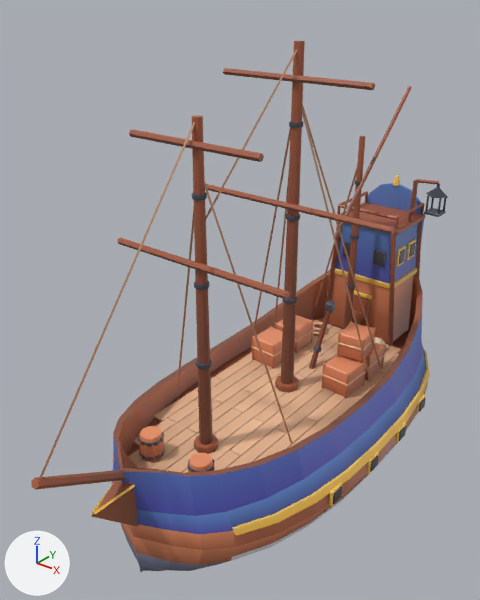
The glTF model public/models/ships/freighter.glb: old version first, new version second.
Before and after are seen from a camera (50 mm lens) standing at (5.03, -7.58, 7.12) and looking at (-0.25, -0.99, 3.04). Arrows for +X, +Y and +Z are at lower left; the lights stay in place. The first picture is the older version. Vertices at exactly the same position are counted once.

Objects in the first picture: 'freighter' and 1 more.
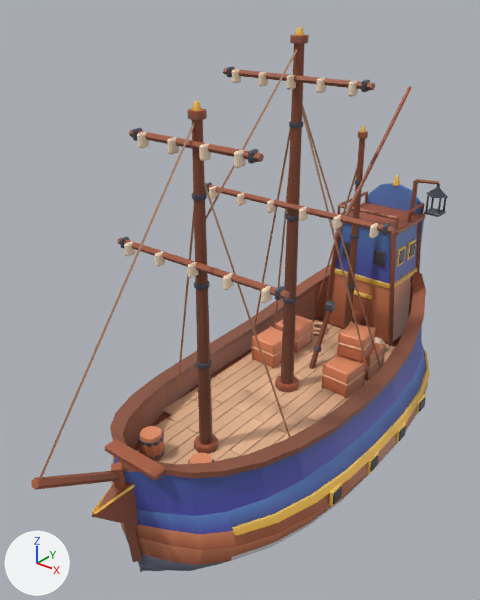
Where the change shows, as pixel boxes [x1, y1, x2, y2] in the pictures (480 x 600 px; the box of a moved part takes in the faces that stretch with it):
'freighter', reshaped: before [31, 41, 448, 572]; after [31, 27, 448, 572]
part 1 of me_freighter, added (brown): after [105, 439, 165, 481]
part 2 of me_freighter, added: after [290, 35, 309, 44]
part 3 of me_freighter, added: after [295, 27, 304, 35]
part 4 of me_freighter, added: after [187, 109, 207, 120]
part 5 of me_freighter, added: after [192, 101, 202, 111]
part 6 of me_freighter, added: after [358, 131, 368, 139]
part 7 of me_freighter, added: after [382, 223, 391, 235]
part 8 of me_freighter, added: after [209, 186, 218, 199]
part 9 of me_freighter, added: after [361, 80, 370, 92]
part 10 of me_freighter, added: after [227, 67, 235, 77]
part 11 of me_freighter, added: after [275, 286, 285, 300]
part 12 of me_freighter, added: after [120, 236, 129, 248]
part 13 of me_freighter, added: after [248, 149, 259, 164]
part 14 of me_freighter, added: after [133, 128, 142, 141]
part 15 of me_freighter, rebuilt (mostly hidden): before [127, 315, 409, 456]; after [134, 317, 402, 451]
part 16 of me_freighter, moved or reshaped: before [113, 270, 423, 476]; after [110, 264, 426, 562]
part 17 of me_freighter, added: after [124, 132, 272, 303]
part 18 of me_freighter, added: after [237, 192, 379, 238]
part 19 of me_freighter, added (beige): after [232, 69, 358, 97]
part 20 of me_freighter, recoloured: [108, 43, 422, 566] in both

The change, as a list of edits to the scene's bpy script:
```text
Change me_freighter:
    remove me_freighter.from_pydata(...)  # 3822 vertices, 6927 faces; spans x -1.78..1.78, y -4.73..3.31, z 0.0..6.4
    add me_freighter.from_pydata(...)  # 4718 vertices, 8567 faces; spans x -1.78..1.78, y -4.73..3.31, z 0.0..6.56
    me_freighter part 1: the loose piece of 24 vertices spanning x -0.09..0.09, y -3.29..-1.91, z 1.21..1.25 is copied, and the copy is scaled about its middle by (4.89, 0.13, 2.05), then moved by (0.0, -0.74, 0.62); it spans x -0.45..0.45, y -3.44..-3.24, z 1.81..1.89
    me_freighter part 2: a new loose piece, an 8-sided cylinder along z spanning x -0.115..0.115, y -0.215..0.015, z 6.38..6.47, in mat_defaultmaterial
    me_freighter part 3: a new loose piece, an 8-sided cut cone along z (radius 0.061 at the low end, 0.031 at the high end) spanning x -0.061..0.061, y -0.161..-0.039, z 6.47..6.56, in mat_defaultmaterial
    me_freighter part 4: a new loose piece, an 8-sided cylinder along z spanning x -0.103..0.103, y -2.153..-1.947, z 5.73..5.82, in mat_defaultmaterial
    me_freighter part 5: a new loose piece, an 8-sided cut cone along z (radius 0.055 at the low end, 0.027 at the high end) spanning x -0.055..0.055, y -2.105..-1.995, z 5.82..5.91, in mat_defaultmaterial
    me_freighter part 6: a new loose piece, an 8-sided cylinder along z spanning x -0.079..0.079, y 1.671..1.829, z 4.88..4.97, in mat_defaultmaterial
    me_freighter part 7: the loose piece of 24 vertices spanning x 0.91..1.09, y -1.09..1.19, z 1.21..1.25 is copied, and the copy is scaled about its middle by (0.224, 0.0483, 3.41), then moved by (0.49, -0.25, 3.03); it spans x 1.46..1.52, y -0.26..-0.14, z 4.2..4.32
    me_freighter part 8: the loose piece of 24 vertices spanning x -1.76..-1.71, y -0.54..-0.26, z 0.68..0.93 is copied, and the copy is scaled about its middle by (1.23, 0.483, 0.608), then moved by (0.39, 0.15, 3.42); it spans x -1.38..-1.32, y -0.32..-0.17, z 4.14..4.3
    me_freighter part 9: the loose piece of 24 vertices spanning x 0.91..1.09, y -1.09..1.19, z 1.21..1.25 is copied, and the copy is scaled about its middle by (0.224, 0.0483, 3.41), then moved by (0.04, -0.25, 4.73); it spans x 1.01..1.07, y -0.26..-0.14, z 5.89..6.03
    me_freighter part 10: the loose piece of 24 vertices spanning x -0.89..-0.71, y -1.89..1.19, z 1.21..1.25 is copied, and the copy is scaled about its middle by (0.224, 0.0357, 3.41), then moved by (-0.24, 0.15, 4.73); it spans x -1.07..-1.01, y -0.26..-0.14, z 5.89..6.03
    me_freighter part 11: the loose piece of 24 vertices spanning x 0.71..0.89, y -2.59..-1.91, z 1.21..1.25 is copied, and the copy is scaled about its middle by (0.224, 0.162, 3.41), then moved by (0.44, 0.1, 2.78); it spans x 1.21..1.27, y -2.21..-2.09, z 3.94..4.07
    me_freighter part 12: the loose piece of 24 vertices spanning x -0.89..-0.71, y -2.59..-1.91, z 1.21..1.25 is copied, and the copy is scaled about its middle by (0.224, 0.162, 3.41), then moved by (-0.44, 0.1, 2.78); it spans x -1.27..-1.21, y -2.21..-2.09, z 3.94..4.07
    me_freighter part 13: the loose piece of 24 vertices spanning x 0.71..0.89, y -2.59..-1.91, z 1.21..1.25 is copied, and the copy is scaled about its middle by (0.224, 0.162, 3.41), then moved by (0.06, 0.1, 4.23); it spans x 0.83..0.89, y -2.21..-2.09, z 5.39..5.53
    me_freighter part 14: the loose piece of 24 vertices spanning x -0.89..-0.71, y -2.59..-1.91, z 1.21..1.25 is copied, and the copy is scaled about its middle by (0.224, 0.162, 3.41), then moved by (-0.06, 0.1, 4.23); it spans x -0.89..-0.83, y -2.21..-2.09, z 5.39..5.53
    me_freighter part 15: the loose piece of 24 vertices spanning x -1.3..1.3, y -3.28..3.0, z 1.2 is rebuilt with 24 vertices and now spans x -1.25..1.25, y -3.28..3.0, z 1.2
    me_freighter part 16: 169 vertices moved from x -1.3..1.3, y -3.5..3.0, z 1.21..2.28 to x -1.25..1.25, y -3.45..3.0, z 1.21..2.28; 104 vertices added at x -1.45..1.45, y -3.72..3.0, z 0.29..2.36
    me_freighter part 17: 216 vertices added at x -1.13..1.13, y -2.28..-2.12, z 3.88..5.51
    me_freighter part 18: 120 vertices added at x -0.85..1.38, y -0.32..-0.17, z 4.14..4.3
    me_freighter part 19: 120 vertices added at x -0.94..0.94, y -0.32..-0.17, z 5.84..6.01
    me_freighter part 20: 527 kept faces spanning x -1.75..1.75, y -4.67..3.0, z 0.18..6.4 get new vertex colours
    other edits to the shape of me_freighter do not show in these pictures
```
